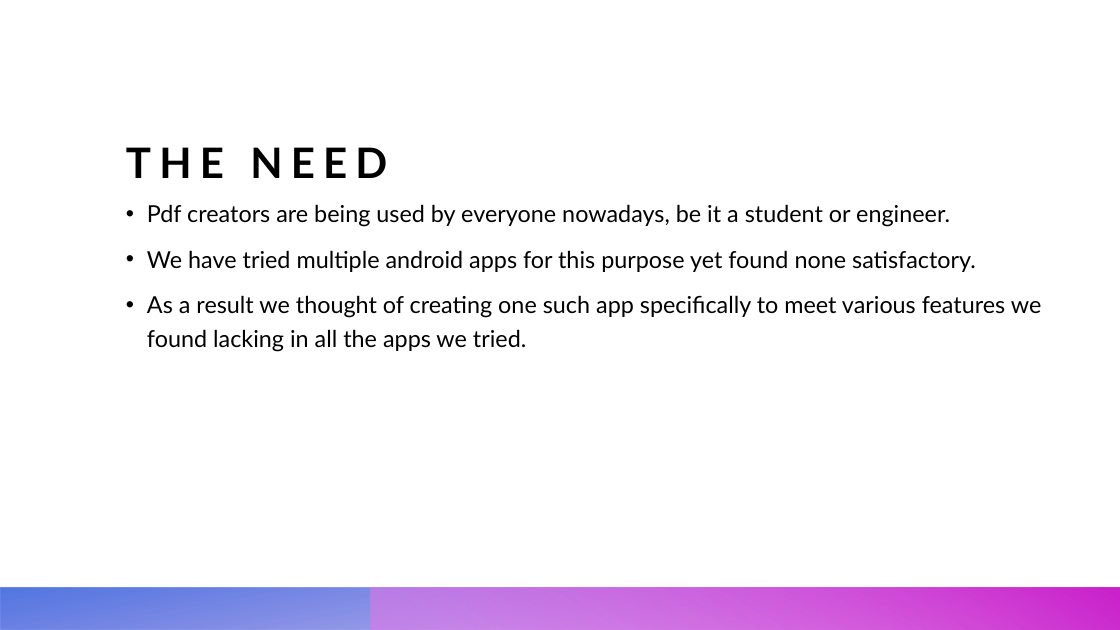
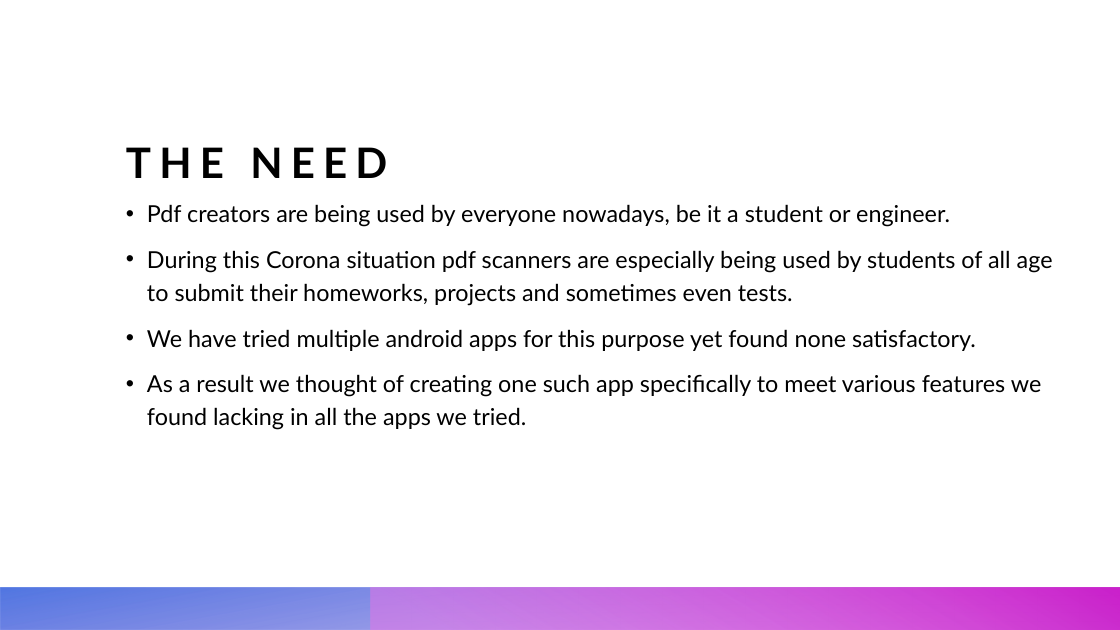
Before and after one commit to Atharvsam/AutoPDF, a slide deck: slide 2 of ppt/Hackathon project.pptx. Drawn at 1120x630 pixels with LibreOffice and Linux fonts; fonts in the diff are those of the drawing. Boxes give left, top, right and bottom in pixels: in the first picture for what was removed or moved away, otherwise in the second. Text is boxed around its words. In the diff, an @@ line names an element or a change of style, - is before the commit and + after.

Commit message:
added new presentation

```diff
--- a/ppt/Hackathon project.pptx
+++ b/ppt/Hackathon project.pptx
@@ text at (147, 250, 1053, 306): paragraph added @@
+• During this Corona situation pdf scanners are especially being used by students of all age to submit their homeworks, projects and sometimes even tests.
```
Also in this commit, not shown: 1 other slide changed, 5 slides added, 1 slide removed.
